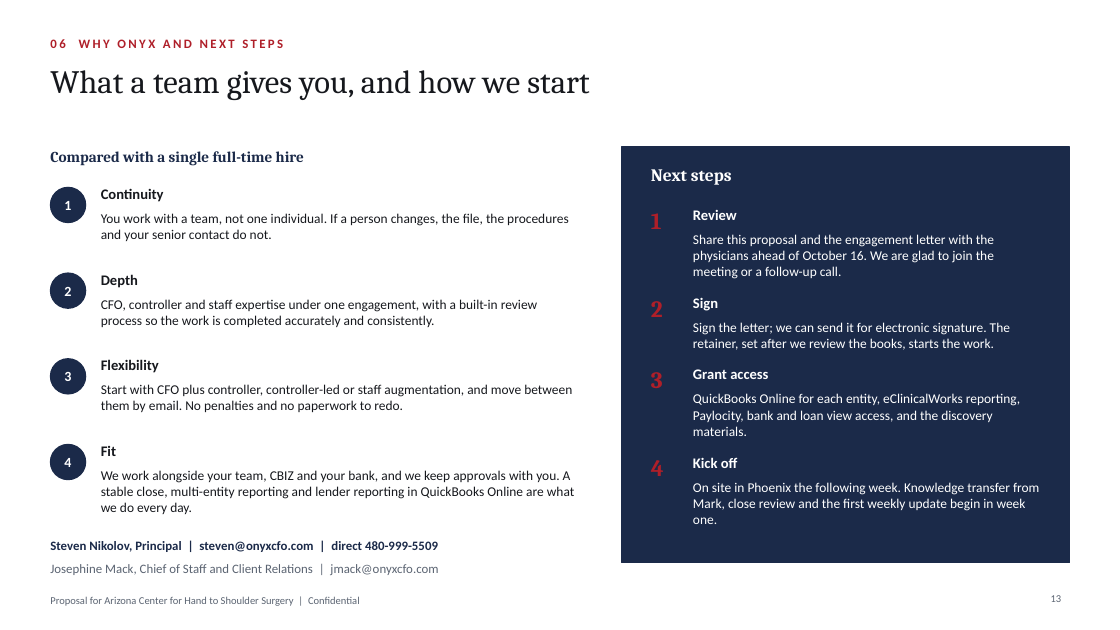
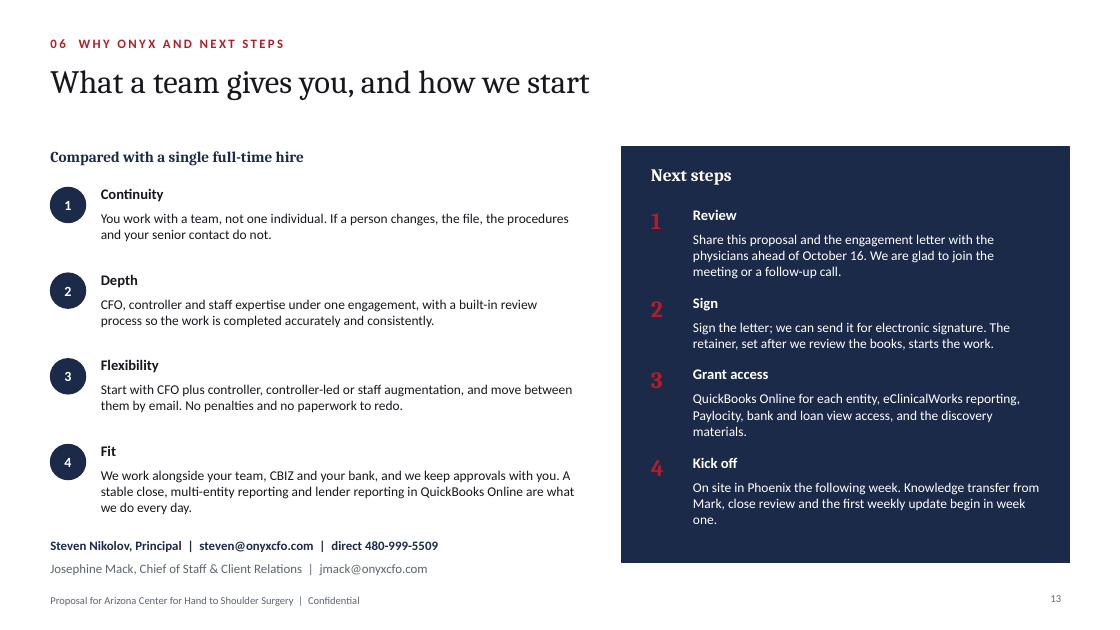
Before and after one commit to Onyxcfo/Engagement-Letter-Edits, a slide deck: slide 13 of Onyx_AZHandCenter_Proposal.pptx. Drawn at 1120x630 pixels with LibreOffice and Linux fonts; fonts in the diff are those of the drawing; background and template pictures are left out. Boxes give left, top, right and bottom in pixels: in the first picture for what was removed or moved away, otherwise in the second. Text is boxed around its words. In the diff, an @@ line names an element or a change of style, - is before the commit and + after.

```diff
--- a/Onyx_AZHandCenter_Proposal.pptx
+++ b/Onyx_AZHandCenter_Proposal.pptx
@@ text at (50,564,428,575): text changed @@
-Josephine Mack, Chief of Staff and Client Relations | jmack@onyxcfo.com
+Josephine Mack, Chief of Staff & Client Relations | jmack@onyxcfo.com
```
Also in this commit, not shown: 6 other slides changed, 7 other files.
